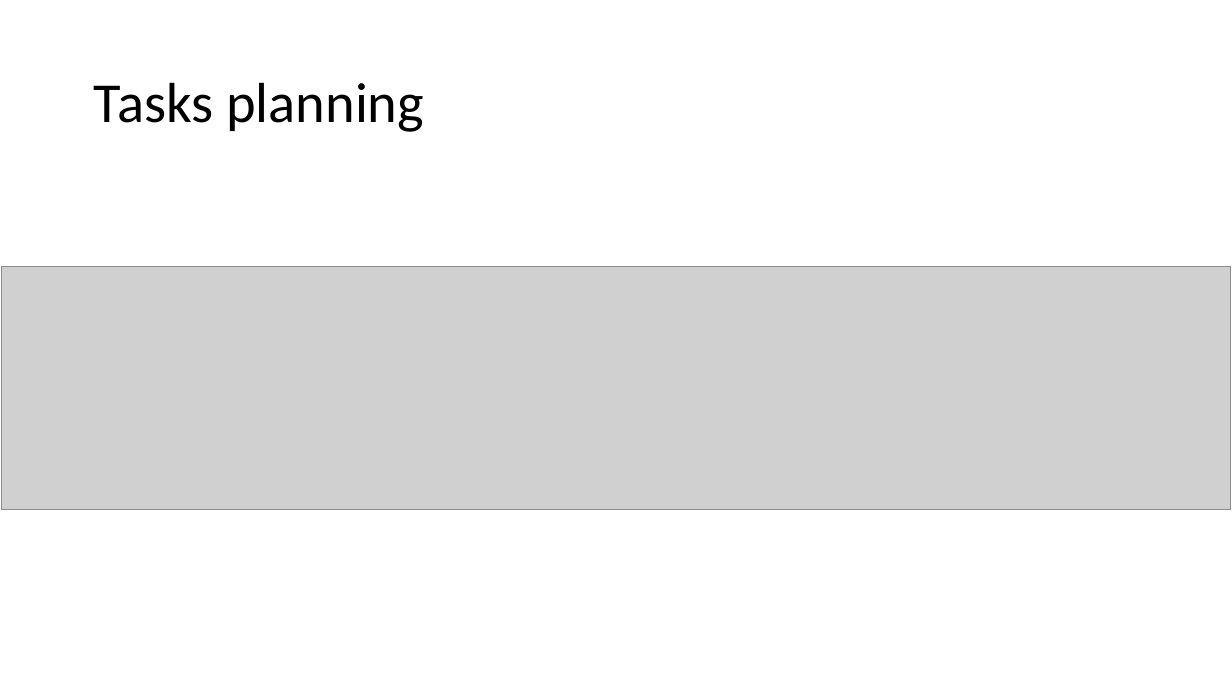
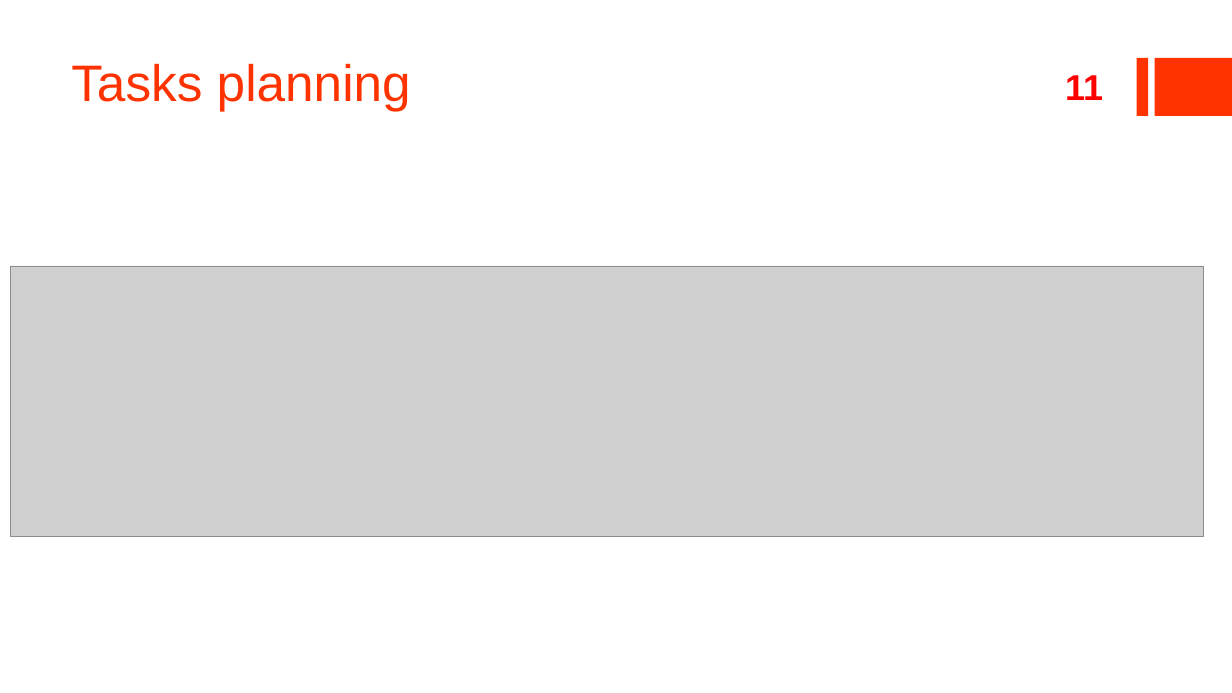
Before and after one commit to ildyria/Arimaa, a slide deck: slide 11 of Docs/Reports/Planning Presentation/V2Planning.pptx (slide 10 before the commit). Drawn at 1232x693 pixels with LibreOffice and Linux fonts; fonts in the diff are those of the drawing; grey boxes stand for pictures. Boxes give left, top, right and bottom in pixels: in the first picture for what was removed or moved away, otherwise in the second. Text is boxed around its words. In the diff, an @@ line names an element or a change of style, - is before the commit and + after.

Commit message:
bloody changes... need to prep planning slides too...#

```diff
--- a/Docs/Reports/Planning Presentation/V2Planning.pptx
+++ b/Docs/Reports/Planning Presentation/V2Planning.pptx
@@ title "Tasks planning": place and size @@
-title "Tasks planning" at box(94, 82, 424, 132)
+title "Tasks planning" at box(71, 63, 411, 111)
@@ title "Tasks planning" at box(71, 63, 411, 111): size 44 to 40 pt, font Calibri to Arial, text colour #000000 to #FF3300; line spacing 0.9 to 1; vertical alignment middle to bottom @@
@@ rectangle added at box(1137, 58, 1149, 116), fill #FF3300 @@
@@ rectangle added at box(1155, 58, 1232, 116), fill #FF3300 @@
@@ page number added at box(1065, 75, 1103, 100), 28 pt, text #FF0000, bold @@
+11
@@ picture: place and size @@
-picture at box(2, 266, 1231, 510)
+picture at box(11, 266, 1204, 537)
```
Also in this commit, not shown: 9 other slides changed, 2 slides added, 1 slide removed.
